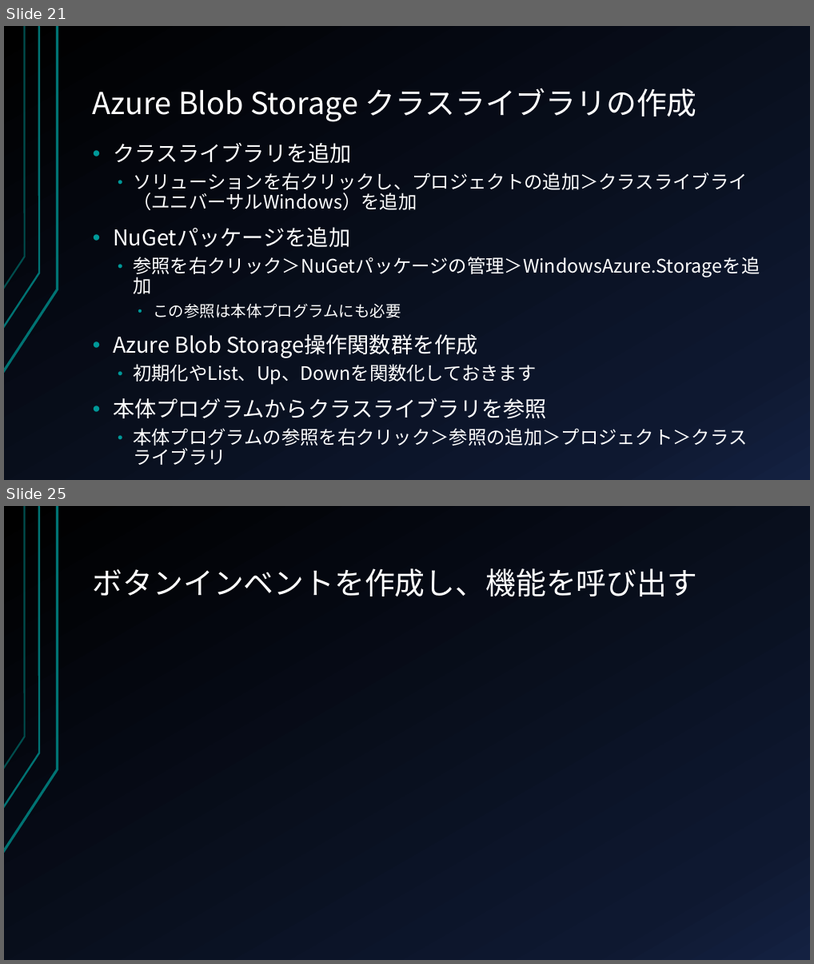
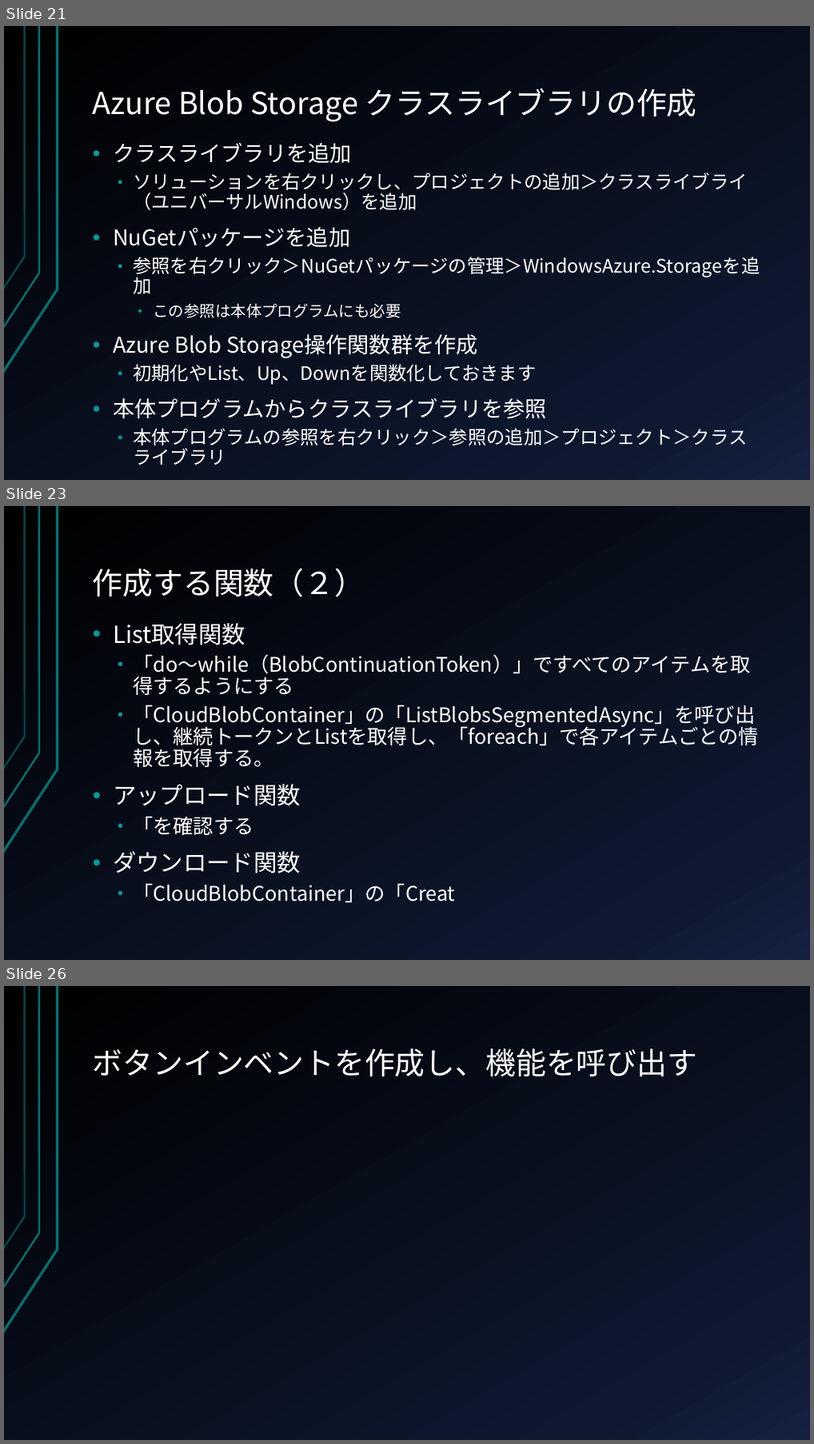
Before and after one commit to CryEarth/StorageUWPApps, a slide deck: チュートリアルなど.pptx. Shown one above the other, each under a label of ours: slides 21 and 25 before the commit, slides 21, 23 and 26 after it; the slides between them are not shown. The pictures are 814x964 and 814x1444 pixels, drawn with LibreOffice and Linux fonts; fonts in the diff are those of the drawing. Boxes give left, top, right and bottom in pixels: in the first picture for what was removed or moved away, otherwise in the second. Text is boxed around its words. In the diff, an @@ line names an element or a change of style, - is before the commit and + after.

```diff
--- a/チュートリアルなど.pptx
+++ b/チュートリアルなど.pptx
@@ slide 23 added at <box>4,506,810,960</box>, background gradient #000000 to #0F1931 to #142242; not listed: 3 template elements that a slide beside it also shows @@
@@ title added at <box>93,568,365,597</box>, 36 pt, text #FFFFFF @@
+作成する関数（２）
@@ text added at <box>113,623,759,903</box>, 24 pt, text #FFFFFF @@
+• List取得関数
+  • 「do～while（BlobContinuationToken）」ですべてのアイテムを取得するようにする
+  • 「CloudBlobContainer」の「ListBlobsSegmentedAsync」を呼び出し、継続トークンとListを取得し、「foreach」で各アイテムごとの情報を取得する。
+• アップロード関数
+  • 「を確認する
+• ダウンロード関数
+  • 「CloudBlobContainer」の「Creat
@@ what was slide 25 is now slide 26 @@
```
Also in this commit, not shown: 3 slides changed, 1 other slide added, 6 other files.
